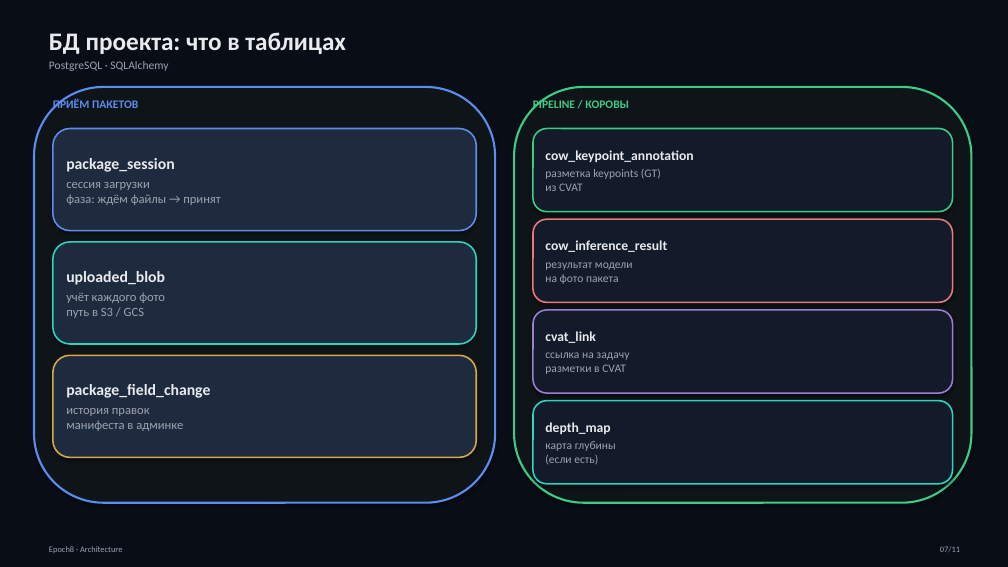
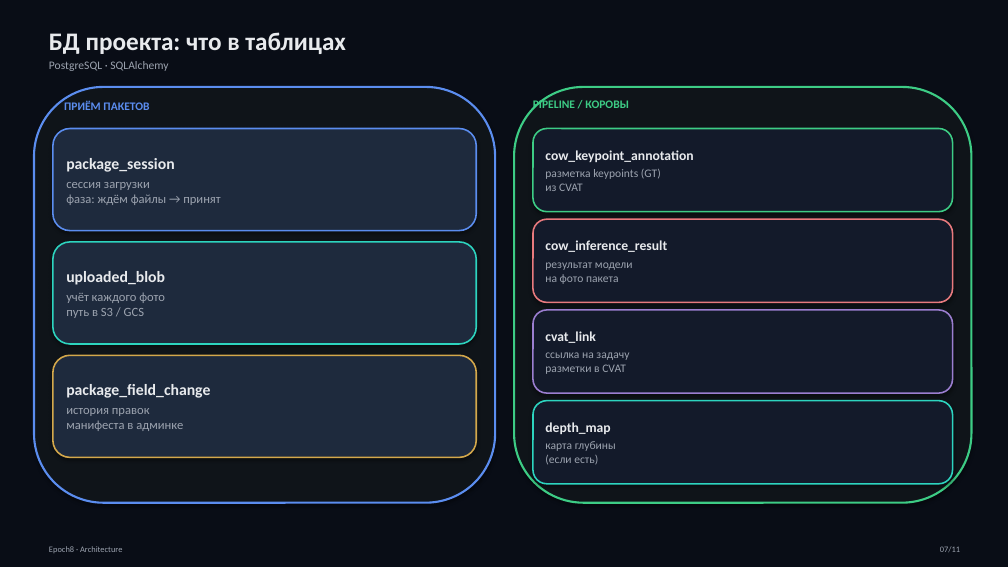
Before and after one commit to epoch8/data-collector, a slide deck: slide 7 of docs/architecture/Architecture.pptx. Drawn at 1008x567 pixels with LibreOffice and Linux fonts; fonts in the diff are those of the drawing. Boxes give left, top, right and bottom in pixels: in the first picture for what was removed or moved away, otherwise in the second. Text is boxed around its words. In the diff, an @@ line names an element or a change of style, - is before the commit and + after.

```diff
--- a/docs/architecture/Architecture.pptx
+++ b/docs/architecture/Architecture.pptx
@@ text "ПРИЁМ ПАКЕТОВ": place and size @@
-text "ПРИЁМ ПАКЕТОВ" at bbox=[53, 98, 138, 110]
+text "ПРИЁМ ПАКЕТОВ" at bbox=[64, 101, 149, 110]
```
Also in this commit, not shown: 3 slides added, 37 other files.
